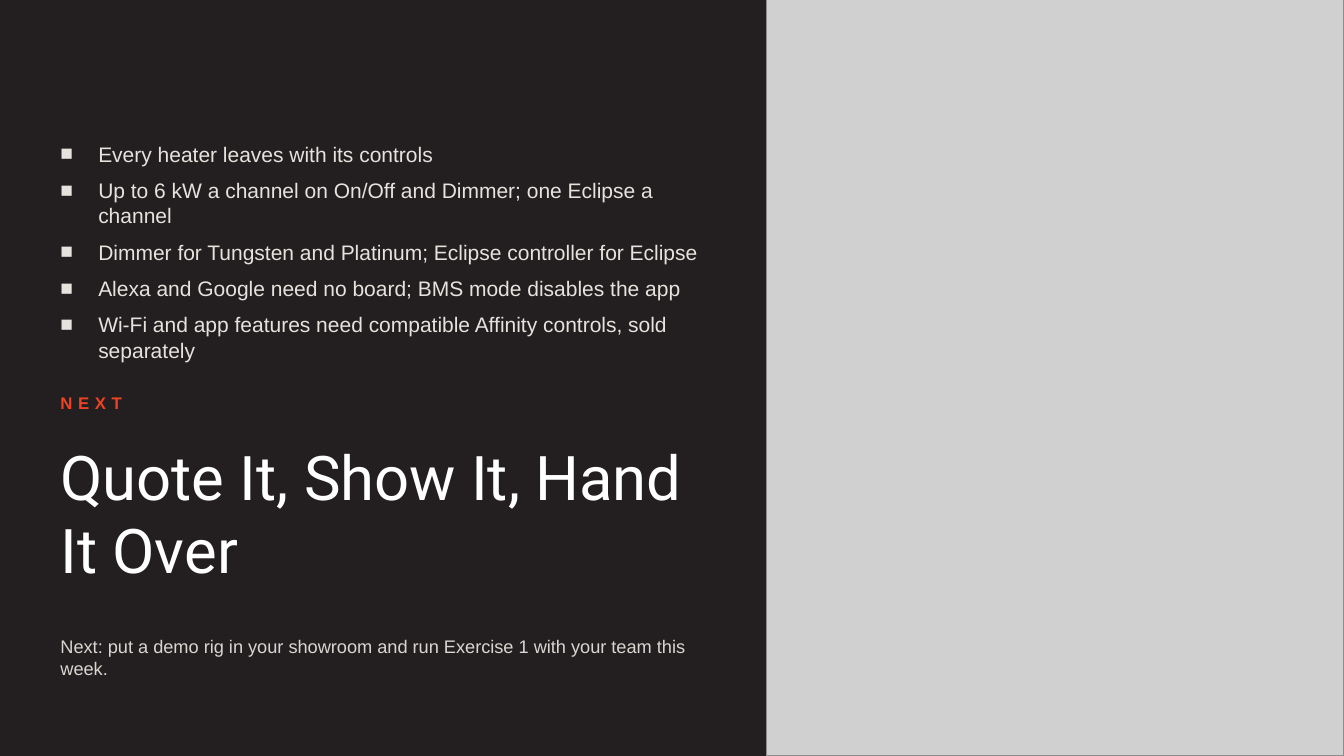
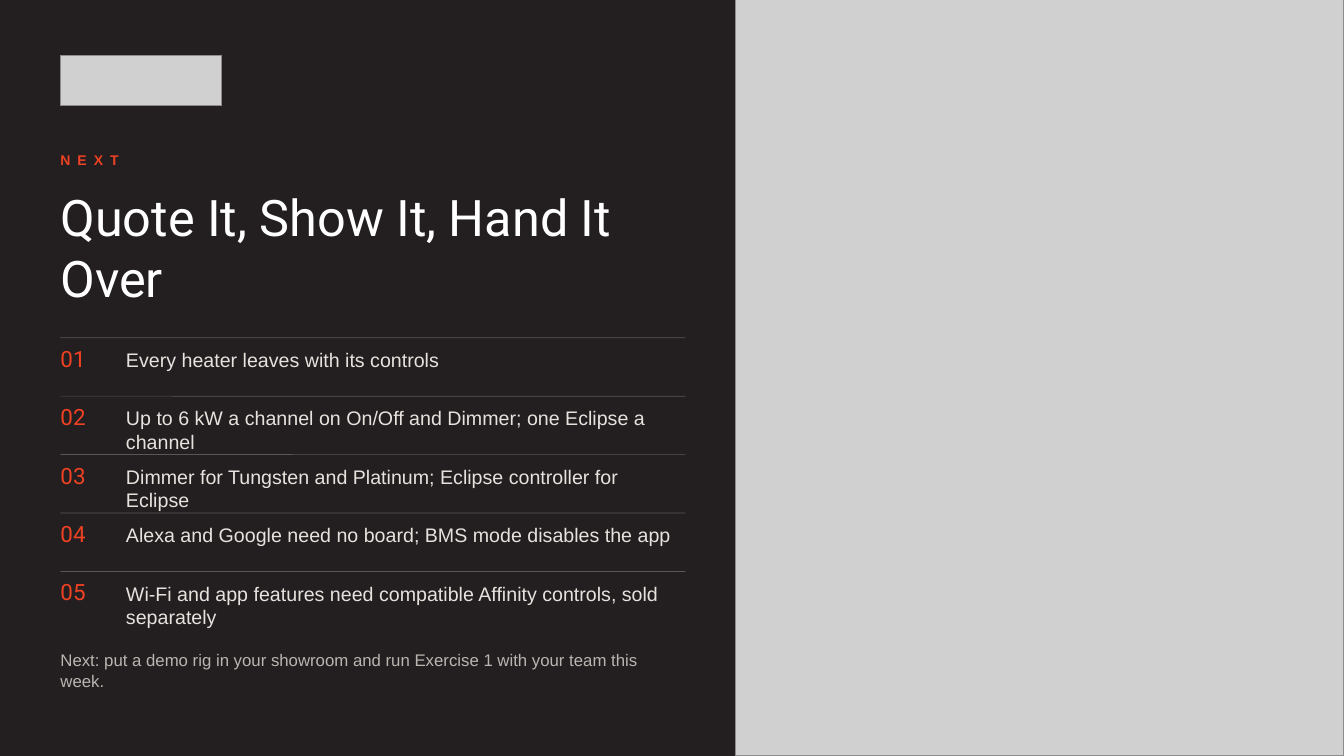
Before and after one commit to aayuvis/Bromic_Marketing, a slide deck: slide 21 of decks/training/out/Bromic-Dealer-Affinity-Smart-Heat-Controls.pptx. Drawn at 1344x756 pixels with LibreOffice and Linux fonts; fonts in the diff are those of the drawing; grey boxes stand for pictures; background and template pictures are left out. Boxes give left, top, right and bottom in pixels: in the first picture for what was removed or moved away, otherwise in the second. Text is boxed around its words. In the diff, an @@ line names an element or a change of style, - is before the commit and + after.

```diff
--- a/decks/training/out/Bromic-Dealer-Affinity-Smart-Heat-Controls.pptx
+++ b/decks/training/out/Bromic-Dealer-Affinity-Smart-Heat-Controls.pptx
@@ picture: place and size @@
-picture at bbox=[766, 0, 1344, 756]
+picture at bbox=[736, 0, 1344, 756]
@@ picture added at bbox=[60, 55, 222, 106] @@
@@ text "NEXT": place and size @@
-text "NEXT" at bbox=[60, 397, 121, 409]
+text "NEXT" at bbox=[60, 151, 665, 181]
@@ text "NEXT" at bbox=[60, 151, 665, 181]: size 12 to 10 pt, letter spacing 4 to 5 pt; less space between paragraphs @@
@@ text at bbox=[60, 198, 611, 298]: text changed; size 15 to 36 pt; font Arial to Roboto; text colour #E6E2DE to #FFFFFF @@
-■ Every heater leaves with its controls
-■ Up to 6 kW a channel on On/Off and Dimmer; one Eclipse a channel
-■ Dimmer for Tungsten and Platinum; Eclipse controller for Eclipse
-■ Alexa and Google need no board; BMS mode disables the app
-■ Wi-Fi and app features need compatible Affinity controls, sold separately
+Quote It, Show It, Hand It Over
@@ line added from (60, 338) to (686, 338), #5A5556 0.5 pt @@
@@ text added at bbox=[60, 351, 85, 367], 16 pt, text #EF4123 @@
+01
@@ text added at bbox=[126, 352, 439, 371], 14 pt, text #E6E2DE @@
+Every heater leaves with its controls
@@ line added from (60, 396) to (686, 396), #5A5556 0.5 pt @@
@@ text added at bbox=[60, 409, 85, 425], 16 pt, text #EF4123 @@
+02
@@ text added at bbox=[126, 410, 645, 449], 14 pt, text #E6E2DE @@
+Up to 6 kW a channel on On/Off and Dimmer; one Eclipse a channel
@@ title removed at bbox=[60, 453, 681, 574] @@
-Quote It, Show It, Hand It Over
@@ line added from (60, 455) to (686, 455), #5A5556 0.5 pt @@
@@ text added at bbox=[60, 468, 85, 484], 16 pt, text #EF4123 @@
+03
@@ text added at bbox=[126, 469, 618, 511], 14 pt, text #E6E2DE @@
+Dimmer for Tungsten and Platinum; Eclipse controller for Eclipse
@@ line added from (60, 513) to (686, 513), #5A5556 0.5 pt @@
@@ text added at bbox=[60, 526, 85, 542], 16 pt, text #EF4123 @@
+04
@@ text added at bbox=[126, 527, 671, 546], 14 pt, text #E6E2DE @@
+Alexa and Google need no board; BMS mode disables the app
@@ line added from (60, 572) to (686, 572), #5A5556 0.5 pt @@
@@ text added at bbox=[60, 584, 85, 600], 16 pt, text #EF4123 @@
+05
@@ text added at bbox=[126, 586, 658, 628], 14 pt, text #E6E2DE @@
+Wi-Fi and app features need compatible Affinity controls, sold separately
@@ text "Next: put a demo rig ...": place and size @@
-text "Next: put a demo rig ..." at bbox=[60, 640, 685, 675]
+text "Next: put a demo rig ..." at bbox=[60, 654, 637, 687]
@@ text "Next: put a demo rig ..." at bbox=[60, 654, 637, 687]: size 13 to 12 pt, text colour #D9D6D2 to #B9B5B0 @@
```
Also in this commit, not shown: 20 other slides changed, 58 other files.
